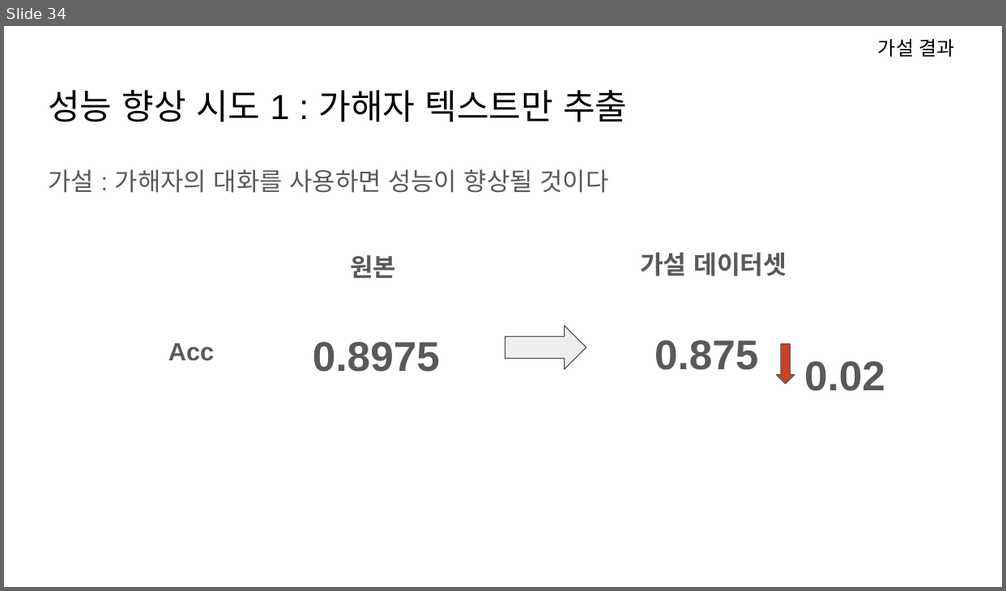
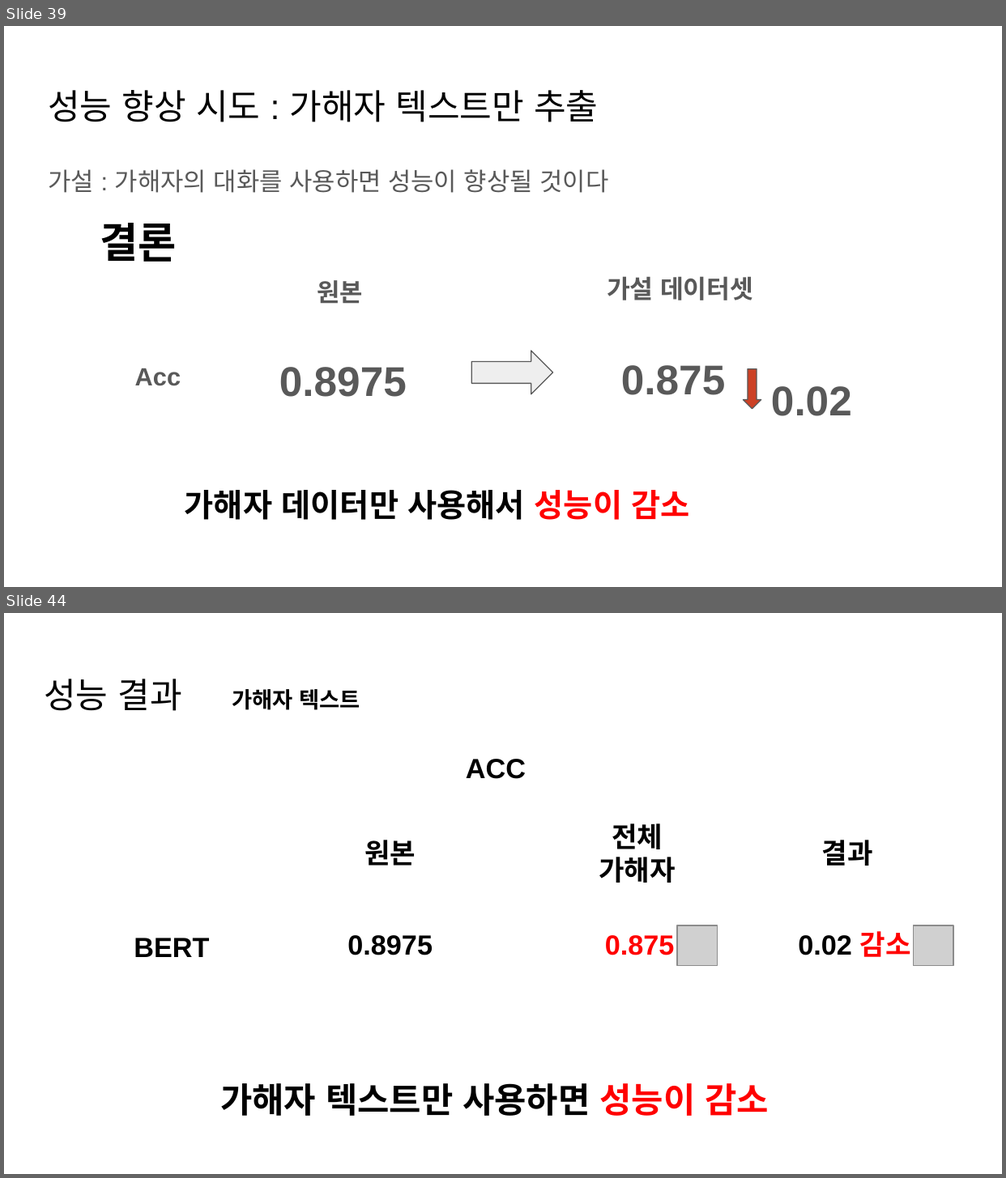
Before and after one commit to git-ThLee/AIFFEL_DLthon_NLP, a slide deck: presentation.pptx. Shown one above the other, each under a label of ours: slide 34 before the commit, slides 39 and 44 after it; the slides between them are not shown. The pictures are 1006x591 and 1006x1178 pixels, drawn with LibreOffice and Linux fonts; fonts in the diff are those of the drawing; grey boxes stand for pictures. Boxes give left, top, right and bottom in pixels: in the first picture for what was removed or moved away, otherwise in the second. Text is boxed around its words. In the diff, an @@ line names an element or a change of style, - is before the commit and + after.

```diff
--- a/presentation.pptx
+++ b/presentation.pptx
@@ slide 44 added at <box>4,613,1002,1174</box>, background #FFFFFF @@
@@ title added at <box>44,679,182,711</box>, 25.2 pt, text #000000 @@
+성능 결과
@@ title added at <box>232,689,360,710</box>, 16 pt, text #000000, bold @@
+가해자 텍스트
@@ title added at <box>466,759,526,779</box>, 20 pt, text #000000, bold @@
+ACC
@@ title added at <box>599,824,675,883</box>, 20 pt, text #000000, bold @@
+전체 가해자
@@ title added at <box>364,840,415,866</box>, 20 pt, text #000000, bold @@
+원본
@@ title added at <box>822,840,873,866</box>, 20 pt, text #000000, bold @@
+결과
@@ picture added at <box>678,926,718,965</box> @@
@@ picture added at <box>913,926,953,965</box> @@
@@ title added at <box>134,938,209,957</box>, 20 pt, text #000000, bold @@
+BERT
@@ title added at <box>347,935,432,956</box>, 20 pt, text #000000, bold @@
+0.8975
@@ title added at <box>605,935,675,956</box>, 20 pt, text #FF0000, bold @@
+0.875
@@ title added at <box>798,931,911,957</box>, 20 pt, text #000000, bold @@
+0.02 감소
@@ title added at <box>220,1084,769,1116</box>, 25 pt, text #000000, bold @@
+가해자 텍스트만 사용하면 성능이 감소
@@ what was slide 34 is now slide 39 @@
@@ slide 39 changed as well @@
@@ text removed at <box>878,39,955,57</box> @@
-가설 결과
@@ title at <box>48,90,598,122</box>: text changed @@
-성능 향상 시도 1 : 가해자 텍스트만 추출
+성능 향상 시도 : 가해자 텍스트만 추출
@@ text added at <box>100,223,176,262</box>, 30 pt, text #000000, bold @@
+결론
@@ 6 texts, 1 down arrow, 1 right arrow: place and size @@
-6 texts, 1 down arrow, 1 right arrow at <box>168,252,885,391</box>
+6 texts, 1 down arrow, 1 right arrow at <box>135,276,852,416</box>
@@ text added at <box>185,490,689,520</box>, 23 pt, text #000000, bold @@
+가해자 데이터만 사용해서 성능이 감소
```
Also in this commit, not shown: 10 other slides changed, 31 other slides added, 22 slides removed.
